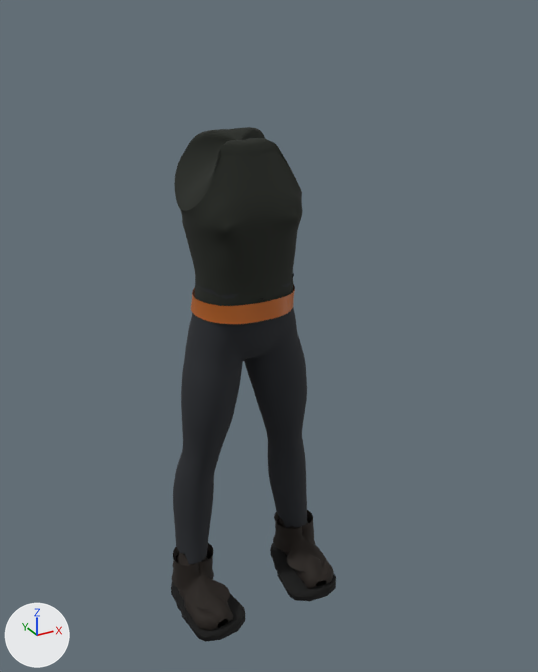
Two versions of the glTF model godot/presentation/life/climber/climber_body.glb, one commit apart.
The view is the same before and after, from a 50 mm camera at (-0.846, -1.714, 1.676) aimed at (0.034, -0.114, 0.876). The lights are fixed; the arrows at lower left show +X, +Y and +Z. The first picture is the older version.

The scene before the commit, as lines of its bpy script (objects in view):
```python
me_hivis = bpy.data.meshes.new('hivis')
me_hivis.from_pydata(...)  # 144 vertices, 192 faces; spans x -0.141..0.14, y -0.147..0.102, z 0.939..0.989
me_hivis.materials.append(mat_hivis)
me_jacket = bpy.data.meshes.new('jacket')
me_jacket.from_pydata(...)  # 1579 vertices, 3064 faces; spans x -0.164..0.164, y -0.149..0.098, z 0.925..1.4
me_jacket.materials.append(mat_jacket)
me_trousers = bpy.data.meshes.new('trousers')
me_trousers.from_pydata(...)  # 1565 vertices, 2960 faces; spans x -0.222..0.223, y -0.136..0.092, z 0.153..1.033
me_trousers.materials.append(mat_trousers)
ob_hivis = bpy.data.objects.new('hivis', me_hivis)
ob_hivis.location = (0.0, 0.0, 0.0)
ob_jacket = bpy.data.objects.new('jacket', me_jacket)
ob_jacket.location = (0.0, 0.0, 0.0)
ob_trousers = bpy.data.objects.new('trousers', me_trousers)
ob_trousers.location = (0.0, 0.0, 0.0)
# also in view: 'boots' at (0.0, -0.077, 0.098); 'soles' at (0.0, -0.082, 0.014)
```
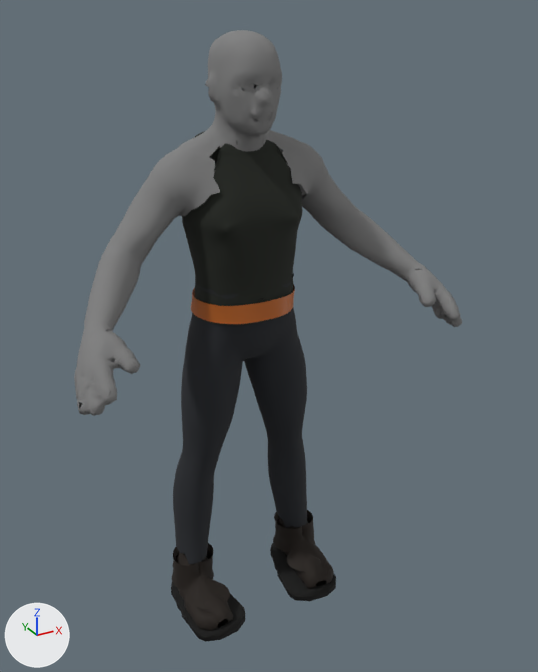
Patch to the scene script:
```diff
--- a/godot/presentation/life/climber/climber_body.glb.py
+++ b/godot/presentation/life/climber/climber_body.glb.py
@@ mat_shadow @@
+mat_shadow = bpy.data.materials.new('shadow')
+# nodes: BsdfPrincipled, Mix, OutputMaterial, VertexColor
+# colours: grey #808080, mixed with the vertex colours
@@ me_shadow @@
+me_shadow.from_pydata(...)  # 2440 vertices, 5164 faces; spans x -0.527..0.527, y -0.353..0.065, z 0.876..1.63
+me_shadow.materials.append(mat_shadow)
@@ ob_shadow @@
+ob_shadow = bpy.data.objects.new('shadow', me_shadow)
+ob_shadow.location = (0.0, 0.0, 0.0)
```

Changed parts and their boxes [x1, y1, x2, y2] in the pictures (538 x 672 px):
'shadow', added: after [74, 30, 462, 416]
